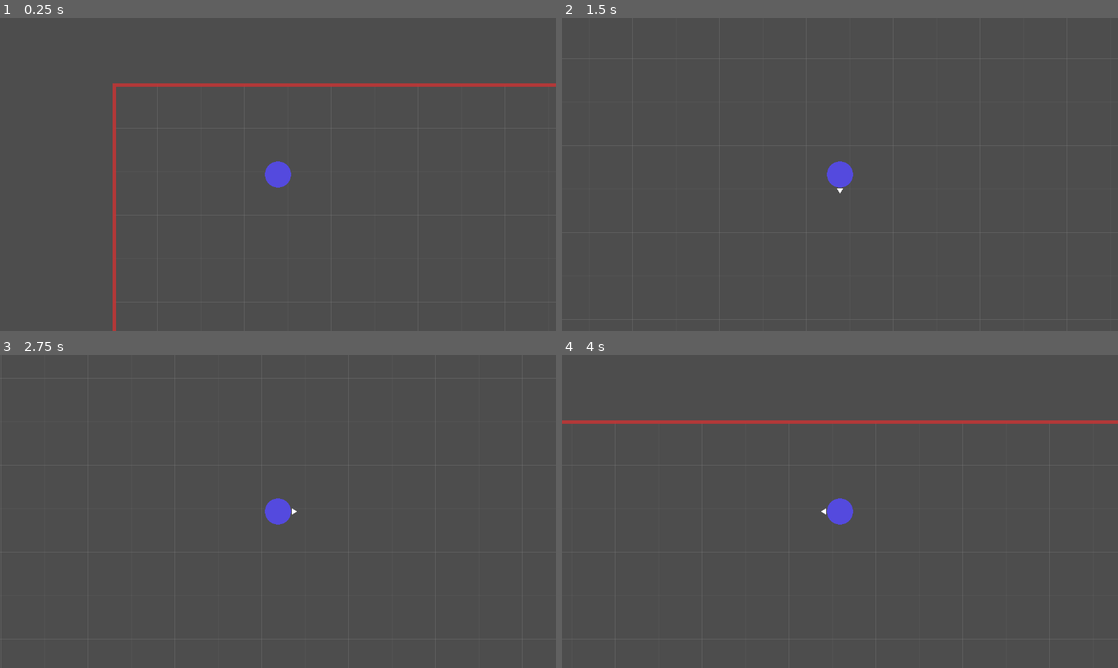
Above: before the commit, frames 1-4 (two rows, left to right).
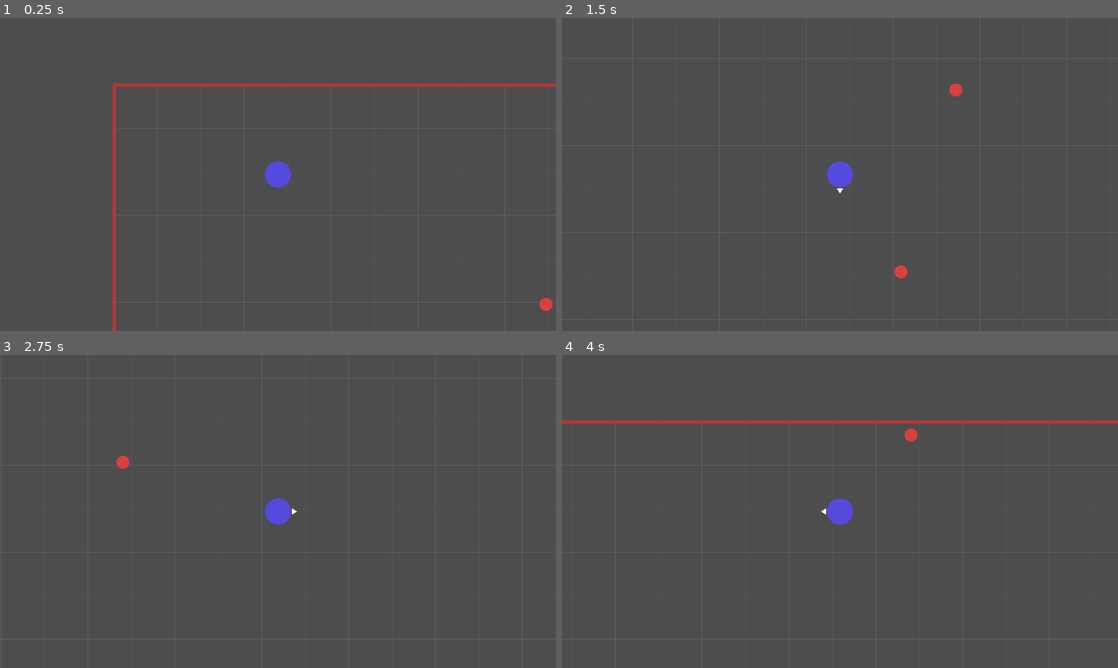
Above: after the commit, the same moments.

Repository: Wowo10/Mobber
Game: Godot game, scene res://scenes/game/game.tscn
The game is run twice, just before and just after one commit, with the same random seed, the same clock (stepped at 60 frames per second) and the same inputs.
Inputs:
- Up to frame 1 (0.25 s): no input
- Up to frame 2 (1.5 s): hold Right (ui_right) 0.53-1.28 s; hold Down (ui_down) from 1.28 s (still down)
- Up to frame 3 (2.75 s): tap Enter at 2 s; release Down (ui_down) at 2.03 s; hold Right (ui_right) from 2.03 s (still down)
- Up to frame 4 (4 s): release Right (ui_right) at 2.78 s; hold Up (ui_up) 2.78-3.53 s; tap Space at 3.5 s; hold Left (ui_left) from 3.53 s (still down)

The runs differ from the first frame. In frame 1, less than 0.1% of the frame differs, in the area x 97-100%, y 89-94%; in frame 2, 0.2%, in the area x 59-72%, y 20-84%; in frame 3, less than 0.1%; in frame 4, less than 0.1%.

Commit message:
Added mobs

Diff:
--- a/autoloads/Constants.gd
+++ b/autoloads/Constants.gd
@@ -6,3 +6,9 @@
 const PLAYER_START_RADIUS = 30.0
 const FOOD_RADIUS = 5.0
 const FOOD_COUNT = 200
+
+const MOB_RADIUS = 15.0
+const MOB_SPEED = 120.0
+const MOB_MAX_HEALTH = 30.0
+const MOB_WANDER_INTERVAL = 2.0
+const MOB_COUNT = 5
--- /dev/null
+++ b/scenes/entities/mob.tscn
@@ -0,0 +1,12 @@
+[gd_scene load_steps=3 format=3 uid="uid://dqvmr3j8n5oxt"]
+
+[ext_resource type="Script" uid="uid://bk9f2pqw7vc8y" path="res://scripts/entities/mob.gd" id="1_mob01"]
+
+[sub_resource type="CircleShape2D" id="CircleShape2D_mob01"]
+radius = 15.0
+
+[node name="Mob" type="CharacterBody2D"]
+script = ExtResource("1_mob01")
+
+[node name="CollisionShape2D" type="CollisionShape2D" parent="."]
+shape = SubResource("CircleShape2D_mob01")
--- a/scenes/game/game.tscn
+++ b/scenes/game/game.tscn
@@ -33,5 +33,7 @@
 [node name="RightWall" type="CollisionShape2D" parent="StaticBody2D"]
 shape = SubResource("WorldBoundaryShape2D_kelw5")
 
+[node name="MobContainer" type="Node2D" parent="."]
+
 [node name="Player" parent="." instance=ExtResource("2_7h61r")]
 position = Vector2(377, 206)
--- /dev/null
+++ b/scripts/entities/mob.gd
@@ -0,0 +1,57 @@
+extends CharacterBody2D
+
+enum State { WANDER, FLEE, CHASE }
+
+var state: State = State.WANDER
+var radius: float = Constants.MOB_RADIUS
+var color := Color(0.85, 0.25, 0.25)
+
+var max_health: float = Constants.MOB_MAX_HEALTH
+var health: float = Constants.MOB_MAX_HEALTH
+
+var _wander_dir := Vector2.ZERO
+var _wander_timer := 0.0
+
+func _ready() -> void:
+	_pick_wander_dir()
+
+func _physics_process(delta: float) -> void:
+	match state:
+		State.WANDER:
+			_process_wander(delta)
+		State.FLEE:
+			pass  # future: _process_flee(delta, target)
+		State.CHASE:
+			pass  # future: _process_chase(delta, target)
+	move_and_slide()
+	queue_redraw()
+
+func _process_wander(delta: float) -> void:
+	_wander_timer -= delta
+	if _wander_timer <= 0.0:
+		_pick_wander_dir()
+	velocity = _wander_dir * Constants.MOB_SPEED
+
+func _pick_wander_dir() -> void:
+	var angle := randf_range(0.0, TAU)
+	_wander_dir = Vector2(cos(angle), sin(angle))
+	_wander_timer = Constants.MOB_WANDER_INTERVAL + randf_range(-0.5, 0.5)
+
+func take_damage(amount: float) -> void:
+	health = max(0.0, health - amount)
+	queue_redraw()
+	if health <= 0.0:
+		die()
+
+func die() -> void:
+	queue_free()
+
+func _draw() -> void:
+	draw_circle(Vector2.ZERO, radius, color)
+	if health < max_health:
+		var bar_w := radius * 2.0
+		var bar_h := 5.0
+		var bar_y := -(radius + 12.0)
+		var hp_ratio := health / max_health
+		draw_rect(Rect2(-bar_w * 0.5, bar_y, bar_w, bar_h), Color(0.15, 0.15, 0.15, 0.85))
+		draw_rect(Rect2(-bar_w * 0.5, bar_y, bar_w * hp_ratio, bar_h), Color(0.2, 0.8, 0.2))
--- a/scripts/game/game.gd
+++ b/scripts/game/game.gd
@@ -1,16 +1,13 @@
 extends Node2D
 
 const GRID_SIZE = 100
+const MOB_SCENE = preload("res://scenes/entities/mob.tscn")
 
-# Called when the node enters the scene tree for the first time.
 func _ready() -> void:
-	pass # Replace with function body.
+	_spawn_mobs()
 
-
-# Called every frame. 'delta' is the elapsed time since the previous frame.
-func _process(delta: float) -> void:
+func _process(_delta: float) -> void:
 	pass
-
 
 func _draw() -> void:
 	for x in range(0, Constants.WORLD_SIZE_X + 1, GRID_SIZE):
@@ -34,3 +31,14 @@
 		false,
 		8.0
 	)
+
+func _spawn_mobs() -> void:
+	var container := $MobContainer
+	var margin: float = Constants.MOB_RADIUS + 10.0
+	for i in Constants.MOB_COUNT:
+		var mob := MOB_SCENE.instantiate()
+		mob.position = Vector2(
+			randf_range(margin, Constants.WORLD_SIZE_X - margin),
+			randf_range(margin, Constants.WORLD_SIZE_Y - margin)
+		)
+		container.add_child(mob)
Not shown, added: scripts/entities/mob.gd.uid
